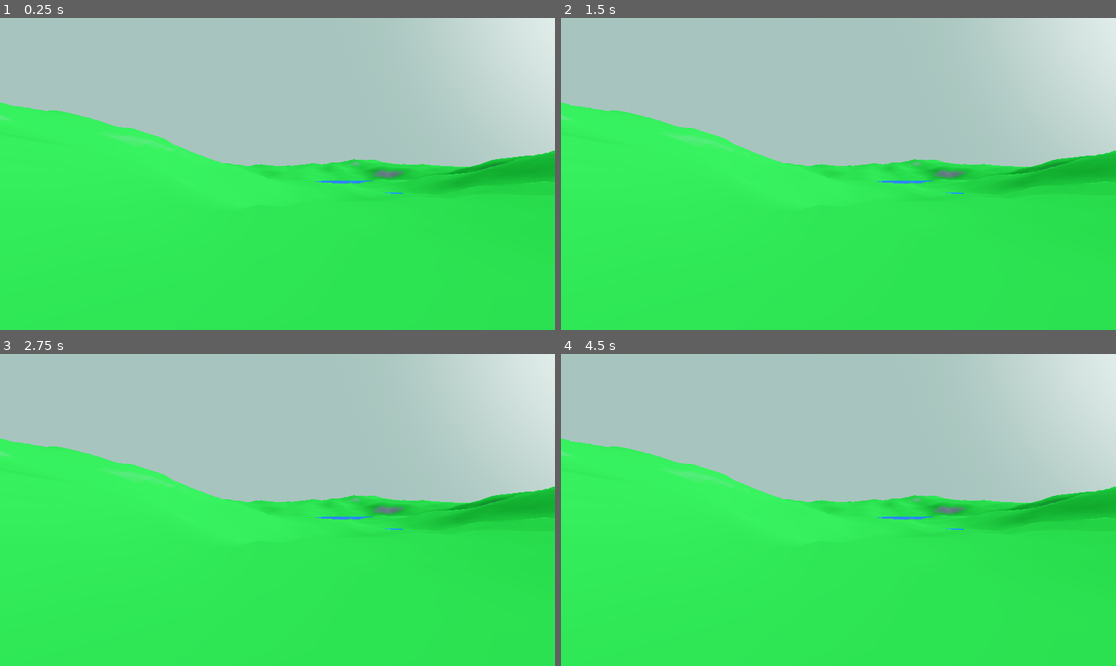
Above: before the commit, frames 1-4 (two rows, left to right).
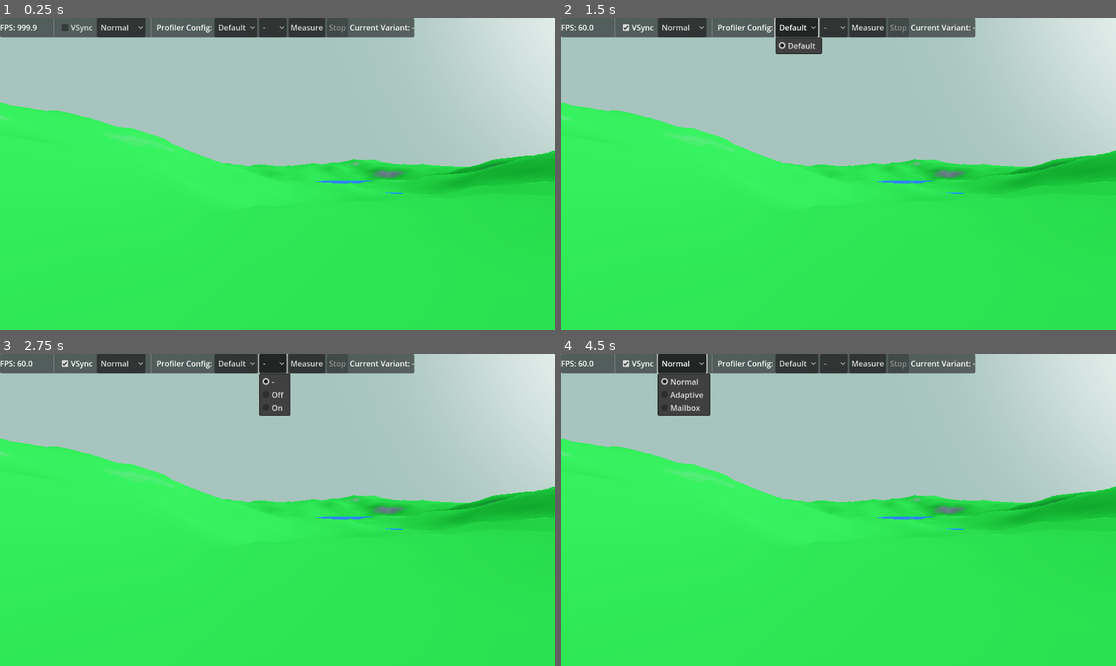
Above: after the commit, the same moments.

Repository: zalan24/Godot-Demos
Game: Godot game, scene res://main_scene.tscn
Two runs of this game, one before a commit and one after it. Both use one fixed random seed, a clock stepped at 60 frames per second and the inputs below.
Inputs (mouse positions are in pixels of both pictures, inside the frame that each line leads up to):
- Up to frame 1 (0.25 s): no input
- Up to frame 2 (1.5 s): click (638, 27) at 0.5 s, where only the run after the commit has a clickable "VSync"; click (794, 27) at 1.25 s, where only the run after the commit has a clickable "Default"
- Up to frame 3 (2.75 s): click (271, 363) at 2 s, where only the run after the commit has a clickable "-"
- Up to frame 4 (4.5 s): click (866, 363) at 2.75 s, where only the run after the commit has a clickable "Measure"; click (899, 363) at 3.5 s, where only the run after the commit has a clickable "Stop"; click (683, 363) at 4.25 s, where only the run after the commit has a clickable "Normal"

The runs differ from the first frame. In frame 1, 4.6% of the frame differs, in the area x 0-75%, y 0-7%; in frame 2, 5.0%; in frame 3, 5.3%; in frame 4, 5.8%, in the area x 0-75%, y 0-20%.

Commit message:
Profiler added

Diff:
--- /dev/null
+++ b/test-content/Profiler/default_profiler_config_on_off.tres
@@ -0,0 +1,10 @@
+[gd_resource type="Resource" script_class="ProfilerConfig" load_steps=2 format=3 uid="uid://cf023xesjhqno"]
+
+[ext_resource type="Script" uid="uid://c6huf8a4jv5l3" path="res://Profiler/profiler_config.gd" id="1_ovdn1"]
+
+[resource]
+script = ExtResource("1_ovdn1")
+configName = "Default"
+variants = Array[String](["Off", "On"])
+referenceVariant = "Off"
+metadata/_custom_type_script = "uid://c6huf8a4jv5l3"
--- /dev/null
+++ b/test-content/Profiler/profiler.gd
@@ -0,0 +1,57 @@
+class_name Profiler
+
+class VariantData:
+	var timeTakenMs: float = 0
+	var framesRendered: int = 0
+
+	func clear():
+		timeTakenMs = 0
+		framesRendered = 0
+
+	func feed(timeMs: float):
+		timeTakenMs += timeMs
+		framesRendered+=1
+
+class VariantResult:
+	var perfCostPerFrameMs: float = 0
+	var relativeCostUs: float = 0
+
+var lastVariant: String = ""
+var lastTicks: int = 0
+var totalTimeMs: float = 0
+var totalFrames: int = 0
+var variantData: Dictionary[String, VariantData] = {}
+
+func clear():
+	variantData.clear()
+	lastVariant = ""
+	lastTicks = 0
+	totalFrames = 0
+	totalTimeMs = 0
+
+func feed_per_frame(variant: String):
+	var now = Time.get_ticks_usec()
+	if lastVariant != "":
+		if !variantData.has(lastVariant):
+			variantData[lastVariant] = VariantData.new()
+		variantData[lastVariant].feed((now-lastTicks)/1000.0)
+	totalTimeMs += (now-lastTicks)/1000.0
+	totalFrames += 1
+	lastTicks = now
+	lastVariant = variant
+
+func get_results(referenceVariant: String) -> Dictionary[String, VariantResult]:
+	if totalFrames == 0:
+		return {}
+	var result: Dictionary[String, VariantResult] = {}
+	var referenceVariantData: VariantData = null if (referenceVariant == "" || !variantData.has(referenceVariant)) else variantData[referenceVariant]
+	var referenceCostMs = -1.0 if (referenceVariantData == null || referenceVariantData.framesRendered == 0) else (referenceVariantData.timeTakenMs / referenceVariantData.framesRendered)
+	for variant in variantData.keys():
+		var data = variantData[variant]
+		if data.framesRendered == 0:
+			continue
+		var r = VariantResult.new()
+		r.perfCostPerFrameMs = data.timeTakenMs / data.framesRendered
+		r.relativeCostUs = 0 if referenceCostMs < 0 else (r.perfCostPerFrameMs - referenceCostMs)*1000.0
+		result[variant] = r
+	return result
--- /dev/null
+++ b/test-content/Profiler/profiler_config.gd
@@ -0,0 +1,6 @@
+@tool
+class_name ProfilerConfig extends Resource
+
+@export var configName: String
+@export var variants: Array[String] = []
+@export var referenceVariant: String
--- /dev/null
+++ b/test-content/Profiler/profiler_config_set.gd
@@ -0,0 +1,4 @@
+@tool
+class_name ProfilerConfigSet extends Resource
+
+@export var configs: Array[ProfilerConfig]
--- /dev/null
+++ b/test-content/Profiler/profiler_configs.tres
@@ -0,0 +1,10 @@
+[gd_resource type="Resource" script_class="ProfilerConfigSet" load_steps=4 format=3 uid="uid://petydnsgoaov"]
+
+[ext_resource type="Script" uid="uid://c6huf8a4jv5l3" path="res://Profiler/profiler_config.gd" id="1_in4bh"]
+[ext_resource type="Resource" uid="uid://cf023xesjhqno" path="res://Profiler/default_profiler_config_on_off.tres" id="2_4gglp"]
+[ext_resource type="Script" uid="uid://bv8wlok5v2a1p" path="res://Profiler/profiler_config_set.gd" id="2_lt1iv"]
+
+[resource]
+script = ExtResource("2_lt1iv")
+configs = Array[ExtResource("1_in4bh")]([ExtResource("2_4gglp")])
+metadata/_custom_type_script = "uid://bv8wlok5v2a1p"
--- /dev/null
+++ b/test-content/Profiler/profiler_gui.gd
@@ -0,0 +1,130 @@
+extends Node2D
+
+@export var fps_update_frequency_ms: float = 500
+
+@onready var fps_label: Label = $CanvasLayer/PanelContainer/HBoxContainer/FPSLabel
+@onready var vsync_checkbox: CheckBox = $CanvasLayer/PanelContainer/HBoxContainer/VSyncCheckBox
+@onready var vsync_mode_option_button: OptionButton = $CanvasLayer/PanelContainer/HBoxContainer/VSyncMode
+@onready var profiler_config_option_button: OptionButton = $CanvasLayer/PanelContainer/HBoxContainer/ProfilerConfigOption
+@onready var profiler_config_variant_option_button: OptionButton = $CanvasLayer/PanelContainer/HBoxContainer/ProfilerConfigVariantOption
+@onready var measure_button: Button = $CanvasLayer/PanelContainer/HBoxContainer/Measure
+@onready var stop_measurement_button: Button = $CanvasLayer/PanelContainer/HBoxContainer/StopMeasurement
+@onready var active_variant_label: Label = $CanvasLayer/PanelContainer/HBoxContainer/ActiveVariantLabel
+
+var last_ticks: int = 0
+var last_updated_ticks: int = 0
+var frame_count: int = 0
+var last_config_selected: ProfilerConfig = null
+
+const vsync_ui_to_mode: Dictionary[int, int] = {
+	0: DisplayServer.VSYNC_ENABLED,
+	1: DisplayServer.VSYNC_ADAPTIVE,
+	2: DisplayServer.VSYNC_MAILBOX
+};
+
+const vsync_mode_to_ui: Dictionary[int, int] = {
+	DisplayServer.VSYNC_ENABLED: 0,
+	DisplayServer.VSYNC_ADAPTIVE: 1,
+	DisplayServer.VSYNC_MAILBOX: 2
+};
+
+func _ready():
+	var mode = DisplayServer.window_get_vsync_mode()
+	vsync_checkbox.button_pressed = mode != DisplayServer.VSYNC_DISABLED
+	if mode != DisplayServer.VSYNC_DISABLED:
+		vsync_mode_option_button.selected = vsync_mode_to_ui[mode]
+
+	vsync_checkbox.pressed.connect(_on_vsync_toggled)
+	vsync_mode_option_button.item_selected.connect(_on_vsync_mode_selected)
+
+	for config in ProfilerService.profilerConfigs.configs:
+		profiler_config_option_button.add_item(config.configName)
+	if ProfilerService.profilerConfigs.configs.size() > 0:
+		profiler_config_option_button.select(0)
+		_refresh_profiler_variants(ProfilerService.profilerConfigs.configs[0])
+
+	profiler_config_option_button.item_selected.connect(_on_profiler_config_selected)
+	profiler_config_variant_option_button.item_selected.connect(_on_profiler_variant_selected)
+	_on_reset_profiler()
+
+	measure_button.pressed.connect(_on_start_measurement)
+	stop_measurement_button.pressed.connect(_on_stop_measurement)
+
+	ProfilerService.on_reset_profiler.connect(_on_reset_profiler)
+	ProfilerService.on_set_variant.connect(_on_set_variant)
+
+func _exit_tree():
+	ProfilerService.on_reset_profiler.disconnect(_on_reset_profiler)
+	ProfilerService.on_set_variant.disconnect(_on_set_variant)
+
+func _on_start_measurement():
+	var selected = profiler_config_option_button.selected
+	if selected != -1:
+		ProfilerService.select_config(ProfilerService.profilerConfigs.configs[selected].configName)
+
+func _on_stop_measurement():
+	var results = ProfilerService.get_results()
+	ProfilerService.clear()
+	print("Profiler results:")
+	for variant in results:
+		print(" - %s: Cost per frame: %.3fms +%dus" % [variant, results[variant].perfCostPerFrameMs, int(results[variant].relativeCostUs)])
+
+func _on_reset_profiler():
+	active_variant_label.text = "Current Variant: -"
+	profiler_config_variant_option_button.disabled = false
+	measure_button.disabled = false
+	stop_measurement_button.disabled = true
+	profiler_config_variant_option_button.selected = 0
+
+func _on_set_variant(active_measurement: bool, _config_name: String, variant_name: String):
+	active_variant_label.text = "Current Variant: %s" % variant_name
+	measure_button.disabled = active_measurement
+	stop_measurement_button.disabled = !active_measurement
+	profiler_config_variant_option_button.disabled = active_measurement
+	if active_measurement:
+		profiler_config_variant_option_button.selected = 0
+
+func _set_vsync_mode():
+	if !vsync_checkbox.button_pressed:
+		DisplayServer.window_set_vsync_mode(DisplayServer.VSYNC_DISABLED)
+	else:
+		var option = vsync_ui_to_mode[vsync_mode_option_button.selected]
+		DisplayServer.window_set_vsync_mode(option)
+
+func _on_vsync_toggled():
+	_set_vsync_mode()
+
+func _on_vsync_mode_selected(_item: int):
+	_set_vsync_mode()
+
+func _refresh_profiler_variants(config: ProfilerConfig):
+	profiler_config_variant_option_button.clear()
+	profiler_config_variant_option_button.add_item("-")
+	if config != null:
+		for variant in config.variants:
+			profiler_config_variant_option_button.add_item(variant)
+
+func _on_profiler_config_selected(item: int):
+	var config = ProfilerService.profilerConfigs.configs[item] if item >= 0 else null
+	if config != last_config_selected:
+		_refresh_profiler_variants(config)
+		last_config_selected = config
+
+func _on_profiler_variant_selected(item: int):
+	if item == 0 || item == -1 || profiler_config_option_button.selected == -1:
+		ProfilerService.clear()
+		return
+	var config = ProfilerService.profilerConfigs.configs[profiler_config_option_button.selected]
+	ProfilerService.set_variant(config.configName, config.variants[item-1])
+
+func _process(_delta):
+	var ticks_us = Time.get_ticks_usec()
+	if last_ticks != 0:
+		var time_passed_ms = (ticks_us-last_ticks) / 1000.0
+		frame_count += 1
+		if time_passed_ms > fps_update_frequency_ms:
+			fps_label.text = "FPS: %0.1f" % (frame_count * 1000.0 / time_passed_ms)
+			last_ticks = ticks_us
+			frame_count = 0
+	else:
+		last_ticks = ticks_us
--- /dev/null
+++ b/test-content/Profiler/profiler_gui.tscn
@@ -0,0 +1,78 @@
+[gd_scene load_steps=3 format=3 uid="uid://cdq4nfhutxj21"]
+
+[ext_resource type="Script" uid="uid://10v8036qv5eg" path="res://Profiler/profiler_gui.gd" id="1_4ivqk"]
+
+[sub_resource type="StyleBoxFlat" id="StyleBoxFlat_4ivqk"]
+content_margin_left = 0.0
+content_margin_top = 0.0
+content_margin_right = 0.0
+content_margin_bottom = 0.0
+bg_color = Color(0.1, 0.1, 0.1, 0.6)
+corner_radius_top_left = 3
+corner_radius_top_right = 3
+corner_radius_bottom_right = 3
+corner_radius_bottom_left = 3
+corner_detail = 5
+
+[node name="ProfilerGUI" type="Node2D"]
+script = ExtResource("1_4ivqk")
+
+[node name="CanvasLayer" type="CanvasLayer" parent="."]
+
+[node name="PanelContainer" type="PanelContainer" parent="CanvasLayer"]
+offset_right = 40.0
+offset_bottom = 40.0
+theme_override_styles/panel = SubResource("StyleBoxFlat_4ivqk")
+
+[node name="HBoxContainer" type="HBoxContainer" parent="CanvasLayer/PanelContainer"]
+layout_mode = 2
+
+[node name="FPSLabel" type="Label" parent="CanvasLayer/PanelContainer/HBoxContainer"]
+custom_minimum_size = Vector2(100, 0)
+layout_mode = 2
+text = "FPS: 999.9"
+
+[node name="VSeparator" type="VSeparator" parent="CanvasLayer/PanelContainer/HBoxContainer"]
+custom_minimum_size = Vector2(15, 0)
+layout_mode = 2
+
+[node name="VSyncCheckBox" type="CheckBox" parent="CanvasLayer/PanelContainer/HBoxContainer"]
+layout_mode = 2
+text = "VSync"
+
+[node name="VSyncMode" type="OptionButton" parent="CanvasLayer/PanelContainer/HBoxContainer"]
+layout_mode = 2
+selected = 0
+item_count = 3
+popup/item_0/text = "Normal"
+popup/item_0/id = 1
+popup/item_1/text = "Adaptive"
+popup/item_1/id = 2
+popup/item_2/text = "Mailbox"
+popup/item_2/id = 3
+
+[node name="VSeparator2" type="VSeparator" parent="CanvasLayer/PanelContainer/HBoxContainer"]
+custom_minimum_size = Vector2(15, 0)
+layout_mode = 2
+
+[node name="Label" type="Label" parent="CanvasLayer/PanelContainer/HBoxContainer"]
+layout_mode = 2
+text = "Profiler Config:"
+
+[node name="ProfilerConfigOption" type="OptionButton" parent="CanvasLayer/PanelContainer/HBoxContainer"]
+layout_mode = 2
+
+[node name="ProfilerConfigVariantOption" type="OptionButton" parent="CanvasLayer/PanelContainer/HBoxContainer"]
+layout_mode = 2
+
+[node name="Measure" type="Button" parent="CanvasLayer/PanelContainer/HBoxContainer"]
+layout_mode = 2
+text = "Measure"
+
+[node name="StopMeasurement" type="Button" parent="CanvasLayer/PanelContainer/HBoxContainer"]
+layout_mode = 2
+disabled = true
+text = "Stop"
+
+[node name="ActiveVariantLabel" type="Label" parent="CanvasLayer/PanelContainer/HBoxContainer"]
+layout_mode = 2
--- /dev/null
+++ b/test-content/Profiler/profiler_service.gd
@@ -0,0 +1,65 @@
+extends Node
+
+@export var profilerConfigs: ProfilerConfigSet = load("uid://petydnsgoaov")
+@export var switchFrequencyMs: float = 250
+
+
+signal on_reset_profiler()
+signal on_set_variant(active_measurement: bool, config_name: String, variant_name: String)
+
+var profiler = Profiler.new()
+
+var lastSwitchedTicks: int = 0
+var currentVariantIndex: int = -1
+var activeConfig: ProfilerConfig = null
+
+func _process(_delta):
+	if activeConfig == null || activeConfig.variants.is_empty():
+		return
+	var now = Time.get_ticks_usec()
+	if currentVariantIndex == -1 || (now-lastSwitchedTicks)/1000.0 > switchFrequencyMs:
+		currentVariantIndex = (currentVariantIndex+1)%activeConfig.variants.size()
+		on_set_variant.emit(true, activeConfig.configName, activeConfig.variants[currentVariantIndex])
+		lastSwitchedTicks = now
+	profiler.feed_per_frame(activeConfig.variants[currentVariantIndex])
+
+func set_variant(config_name: String, variant_name: String):
+	if activeConfig != null:
+		push_error("Can't set variant manually while performing a measurement")
+		return
+	var config_id = profilerConfigs.configs.find_custom(func(config: ProfilerConfig): return config.configName == config_name)
+	if config_id == -1:
+		push_error("Profiler config not found: %s" % config_name)
+		return
+	var variant_id = profilerConfigs.configs[config_id].variants.find(variant_name)
+	if variant_id == -1:
+		push_error("Profiler variant not found: %s/%s" % [config_name, variant_name])
+		return
+	on_set_variant.emit(false, config_name, variant_name)
+
+
+func get_results() -> Dictionary[String, Profiler.VariantResult]:
+	if activeConfig == null:
+		return {}
+	return profiler.get_results(activeConfig.referenceVariant)
+
+func clear():
+	on_reset_profiler.emit()
+	profiler.clear()
+	lastSwitchedTicks = 0
+	currentVariantIndex = -1
+	activeConfig = null
+
+func select_config(config_name: String):
+	for config in profilerConfigs.configs:
+		if config.configName == config_name:
+			clear()
+			activeConfig = config
+			return
+	push_error("Profiler config not found: %s" % config_name)
+
+func get_config_names():
+	var res: Array[String] = []
+	for config in profilerConfigs.configs:
+		res.push_back(config.configName)
+	return res
--- a/test-content/main_scene.tscn
+++ b/test-content/main_scene.tscn
@@ -1,7 +1,8 @@
-[gd_scene load_steps=7 format=3 uid="uid://cpbm1847701pb"]
+[gd_scene load_steps=8 format=3 uid="uid://cpbm1847701pb"]
 
 [ext_resource type="PackedScene" uid="uid://66c73hrdbstt" path="res://FreeCamera/free_camera.tscn" id="1_0f027"]
 [ext_resource type="Material" uid="uid://c42xia0d58ydg" path="res://terrain_material.tres" id="2_2c62f"]
+[ext_resource type="PackedScene" uid="uid://cdq4nfhutxj21" path="res://Profiler/profiler_gui.tscn" id="3_gyfs4"]
 
 [sub_resource type="ProceduralSkyMaterial" id="ProceduralSkyMaterial_o3jxj"]
 sky_horizon_color = Color(0.662243, 0.671743, 0.686743, 1)
@@ -21,7 +22,6 @@
 fog_density = 0.0
 fog_height = 42.37
 fog_height_density = 0.01
-fog_height_falloff = 0.02
 
 [sub_resource type="PlaneMesh" id="PlaneMesh_0f027"]
 subdivide_width = 1000
@@ -55,3 +55,5 @@
 [node name="Camera3D2" type="Camera3D" parent="."]
 transform = Transform3D(-0.0826861, 0, -0.996576, 0, 1, 0, 0.996576, 0, -0.0826861, 1009.92, 126.85, 645.782)
 current = true
+
+[node name="ProfilerGUI" parent="." instance=ExtResource("3_gyfs4")]
--- a/test-content/project.godot
+++ b/test-content/project.godot
@@ -14,6 +14,10 @@
 run/main_scene="uid://cpbm1847701pb"
 config/features=PackedStringArray("4.5", "Forward Plus")
 config/icon="res://icon.svg"
+
+[autoload]
+
+ProfilerService="*res://Profiler/profiler_service.gd"
 
 [input]
 
Not shown, added: test-content/Profiler/profiler.gd.uid
Not shown, added: test-content/Profiler/profiler_config.gd.uid
Not shown, added: test-content/Profiler/profiler_config_set.gd.uid
Not shown, added: test-content/Profiler/profiler_gui.gd.uid
Not shown, added: test-content/Profiler/profiler_service.gd.uid
